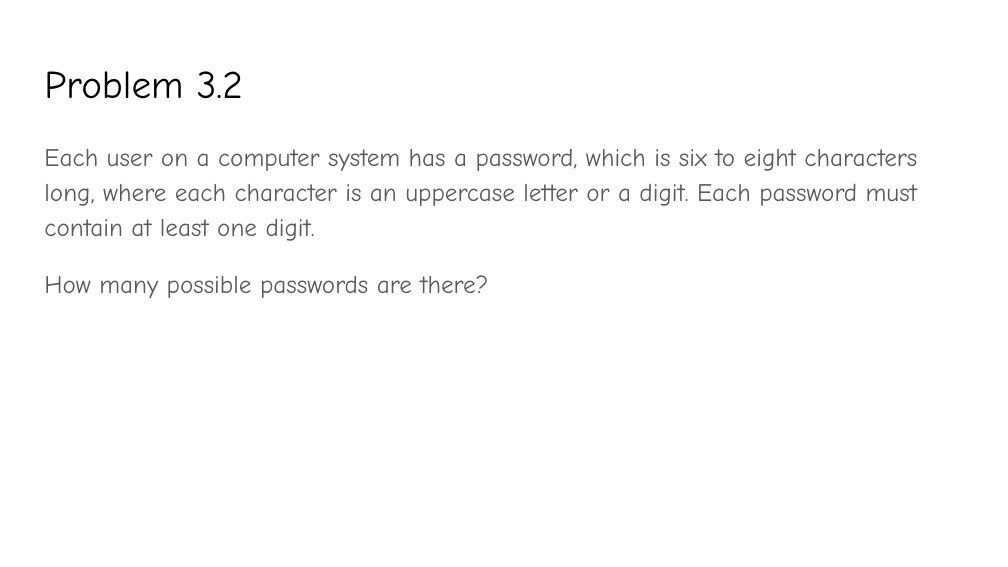
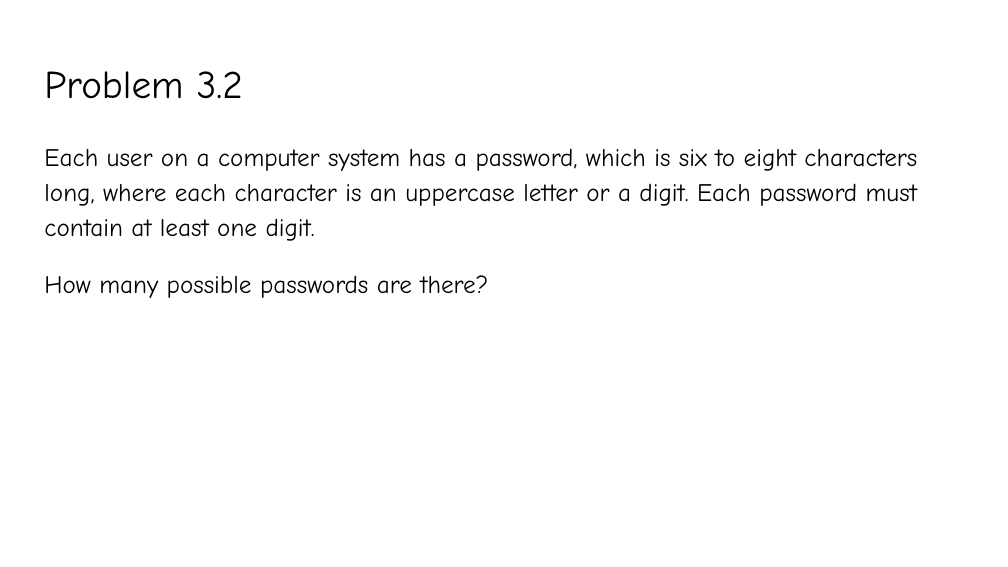
Before and after one commit to YeasirRayhanPrince/yeasirrayhanprince.github.io, a slide deck: slide 15 of cse106/slides/Lecture7.pptx. Drawn at 1008x567 pixels with LibreOffice and Linux fonts; fonts in the diff are those of the drawing. Boxes give left, top, right and bottom in pixels: in the first picture for what was removed or moved away, otherwise in the second. Text is boxed around its words. In the diff, an @@ line names an element or a change of style, - is before the commit and + after.

```diff
--- a/cse106/slides/Lecture7.pptx
+++ b/cse106/slides/Lecture7.pptx
@@ text "Each user on a computer ..." at <box>44,148,917,298</box>: text colour #595959 to #000000 @@
```
Also in this commit, not shown: 16 other slides changed, 3 slides added, 1 other file.
